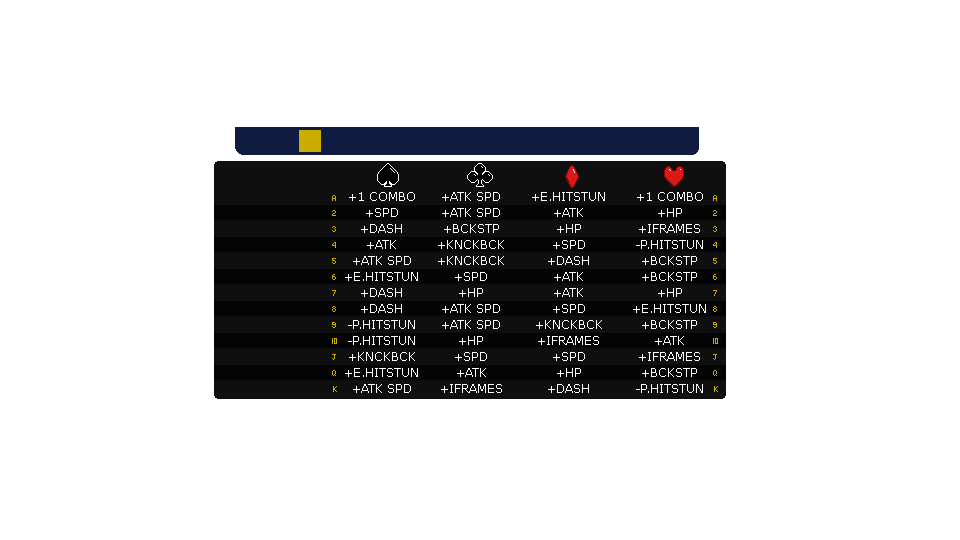
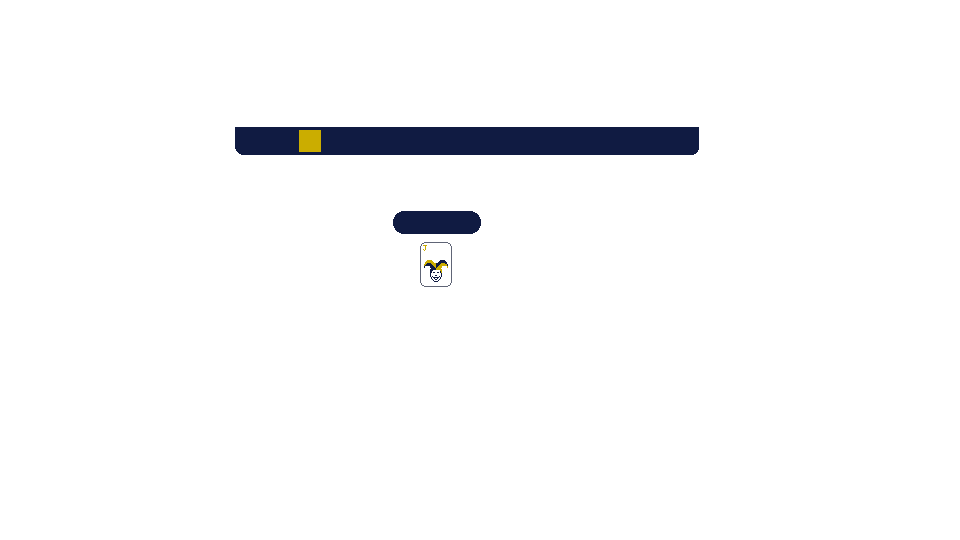
Before/after of a 960x540 layered artwork. What changed in the layer stack:
added layer "health bars #4" above "+1 COMBO ... #1" over [393, 211, 481, 234]
hid "+1 COMBO ... #1" over [633, 192, 706, 393]
hid "+E.HITSTUN ..." over [532, 192, 605, 393]
hid "+1 COMBO ..." over [345, 192, 418, 393]
hid "+ATK SPD ..." over [438, 192, 504, 393]
hid "a red copy #1" over [332, 195, 337, 392]
hid "a red copy" over [713, 195, 718, 392]
hid "diamonds copy" over [565, 165, 579, 188]
hid "clubs copy" over [467, 163, 493, 187]
hid "spades copy" over [377, 163, 399, 187]
hid "hearts copy" over [664, 166, 684, 187]
hid "health bars #3" over [214, 205, 726, 380]
hid "health bars #2" over [214, 161, 726, 399]
added layer "joker" above "diamonds" over [423, 245, 448, 282]
showed "backing" over [420, 242, 452, 287]
